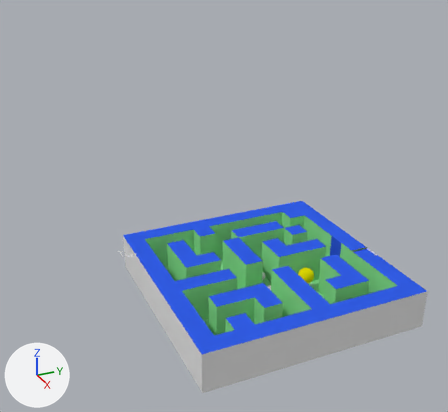
Before and after pictures for a commit that changed the Blender file labyrinth_v01.blend.
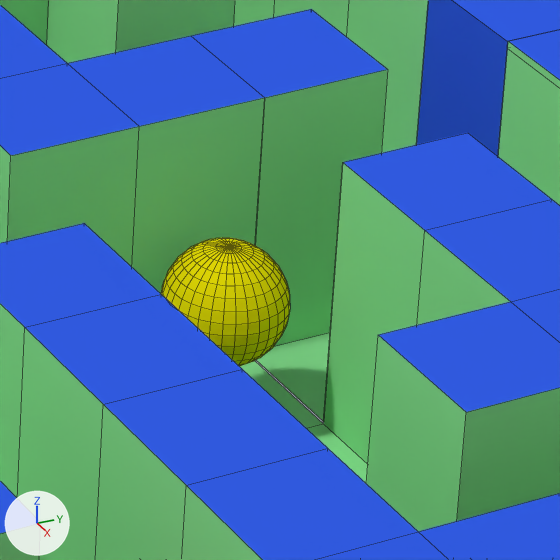
Old and new are each drawn whole from a 50 mm camera at (45.6, -22.9, 33.5) aimed at (3.6, -4.0, 12.5) and again close up on the part from 62% to 78% of the width and 58% to 75% of the height. The axes (+X, +Y, +Z) are drawn at lower left. The lights are the same throughout. The close-ups show mesh edges as thin lines. Objects named as collision shapes, trigger or cutter boxes, shadow casters or lower levels of detail are left out.

Script lines for the objects in view, before the commit:
```python
me_plane = bpy.data.meshes.new('Plane')
me_plane.from_pydata(...)  # 529 vertices, 487 faces; spans x -1.0..1.0, y -1.0..1.0, z -0.07..3.47
# faces by material slot: [221, 82, 184]
me_plane.materials.append(mat_material_002)  # its picture is missing
me_plane.materials.append(mat_bleu)  # blue #325de7
me_plane.materials.append(mat_vert)  # green #8fe798
me_sphere_001 = bpy.data.meshes.new('Sphere.001')
me_sphere_001.from_pydata(...)  # a UV sphere (32 segments, 16 rings, poles along z) spanning x -1.0..1.0, y -1.0..1.0, z -1.0..1.0
me_sphere_001.materials.append(mat_yellow)  # yellow #e7db06
ob_packman = bpy.data.objects.new('packMan', me_sphere_001)
ob_packman.location = (3.93, 4.02, 4.14)
ob_packman.scale = (0.737, 0.737, 0.737)
ob_plane = bpy.data.objects.new('Plane', me_plane)
ob_plane.location = (2.79, 0.13, 2.53)
ob_plane.scale = (10.0, 10.0, 1.0)
```
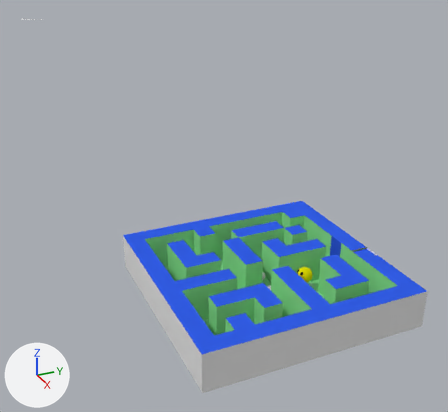
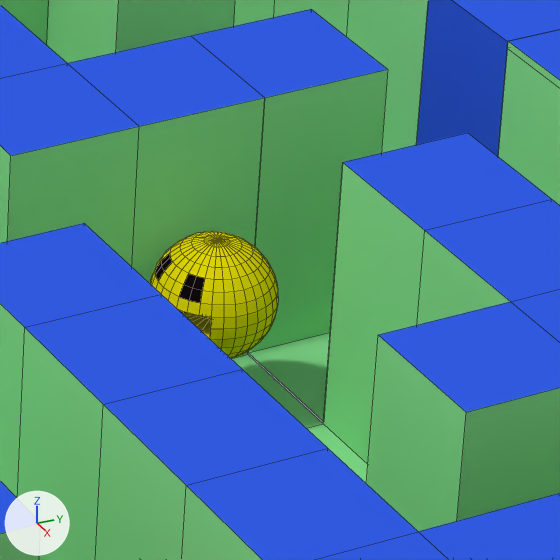
Location of each change, (x1, y1, x2, y2) in pixels of the close-ups (560 x 560 px):
'packMan', reshaped, moved
    before: (161, 238, 290, 366)
    after: (151, 231, 278, 358)
part 1 of me_sphere_001, built on
    before: (161, 290, 223, 346)
    after: (179, 310, 211, 339)
part 2 of me_sphere_001, recoloured
    before: (167, 259, 216, 310)
    after: (155, 253, 205, 303)

Patch to the scene script:
```diff
--- a/labyrinth_v01.blend.py
+++ b/labyrinth_v01.blend.py
@@ mat_black @@
+mat_black = diffuse_material('black')
+mat_black.base_color = (0.00637, 0.00335, 0.00447)  # black #130b0e
@@ me_sphere_001 @@
 # used by ob_packman; location = (3.93, 4.02, 4.14); scale = (0.737, 0.737, 0.737)
-me_sphere_001.from_pydata(...)  # 482 vertices, 512 faces; spans x -1.0..1.0, y -1.0..1.0, z -1.0..1.0
+me_sphere_001.from_pydata(...)  # 504 vertices, 534 faces; spans x -1.0..1.0, y -0.98..1.0, z -1.0..1.0
+# me_sphere_001 part 1
+# 8 vertices are removed from x -0.56..0.71, y -1.0..-0.71, z 0.0
+# 18 faces are deleted
+# 30 vertices are added at x -0.24..0.27, y -0.29..-0.14, z -0.25..-0.12
+# 40 new faces join them, mat_yellow (yellow #e7db06)
+# me_sphere_001 part 2: 8 faces spanning x -0.51..0.65, y -0.91..-0.5, z 0.38..0.71 switch from mat_yellow (yellow #e7db06) to mat_black (black #130b0e)
@@ ob_packman @@
 ob_packman = bpy.data.objects.new('packMan', me_sphere_001)
-ob_packman.location = (3.93, 4.02, 4.14)
+ob_packman.location = (3.71, 4.0, 4.11)
 ob_packman.scale = (0.737, 0.737, 0.737)
```
